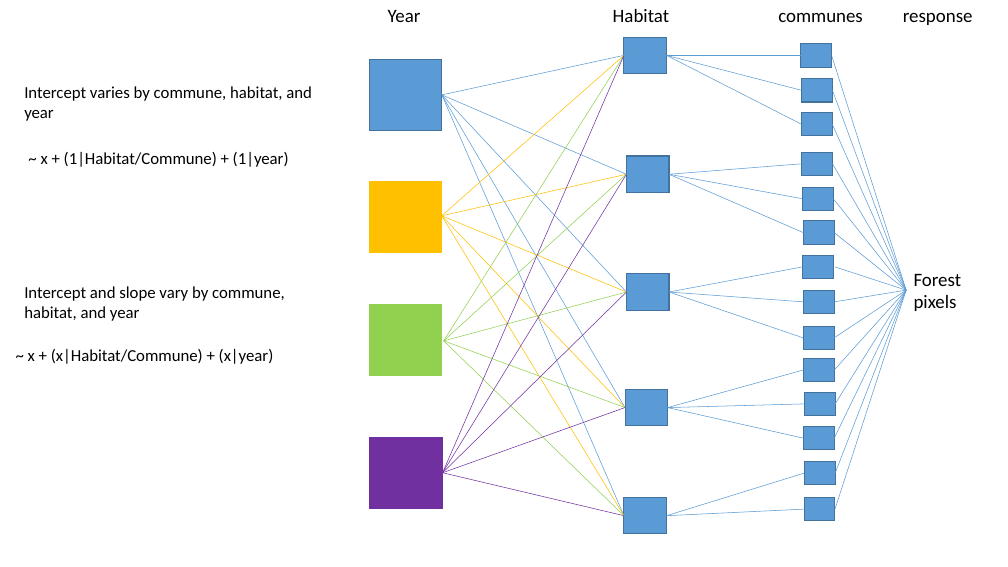
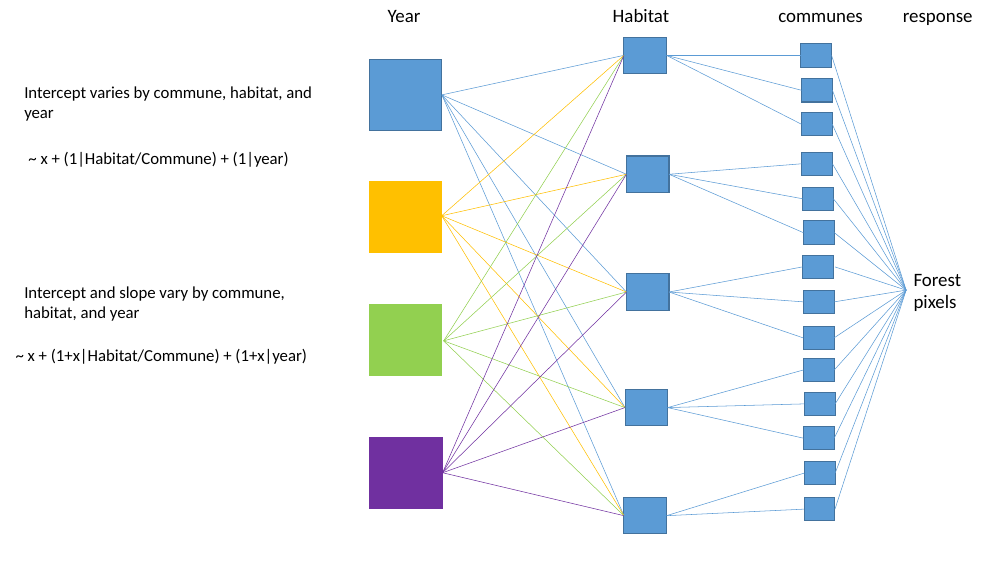
Before and after one commit to mattnuttall00/PhD_Chapter1, a slide deck: slide 4 of mixed_model_structures.pptx (slide 3 before the commit). Drawn at 1008x567 pixels with LibreOffice and Linux fonts; fonts in the diff are those of the drawing. Boxes give left, top, right and bottom in pixels: in the first picture for what was removed or moved away, otherwise in the second. Text is boxed around its words. In the diff, an @@ line names an element or a change of style, - is before the commit and + after.

```diff
--- a/mixed_model_structures.pptx
+++ b/mixed_model_structures.pptx
@@ text at box(28, 349, 306, 364): text changed @@
-~ x + (x|Habitat/Commune) + (x|year)
+~ x + (1+x|Habitat/Commune) + (1+x|year)
```
Also in this commit, not shown: 3 other slides changed, 3 slides added, 1 other file.
